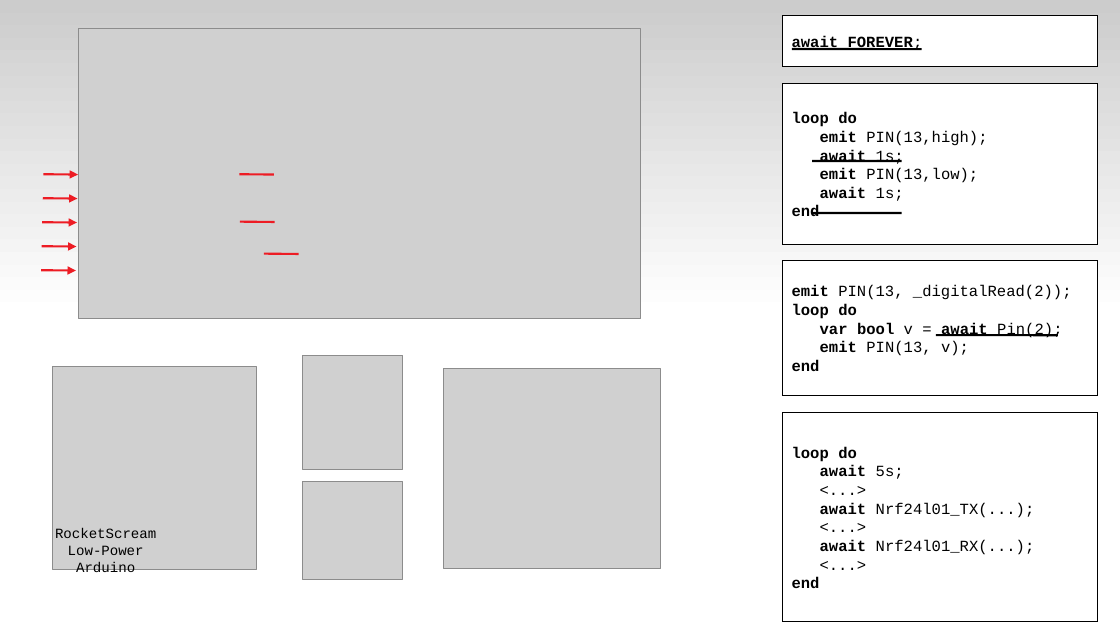
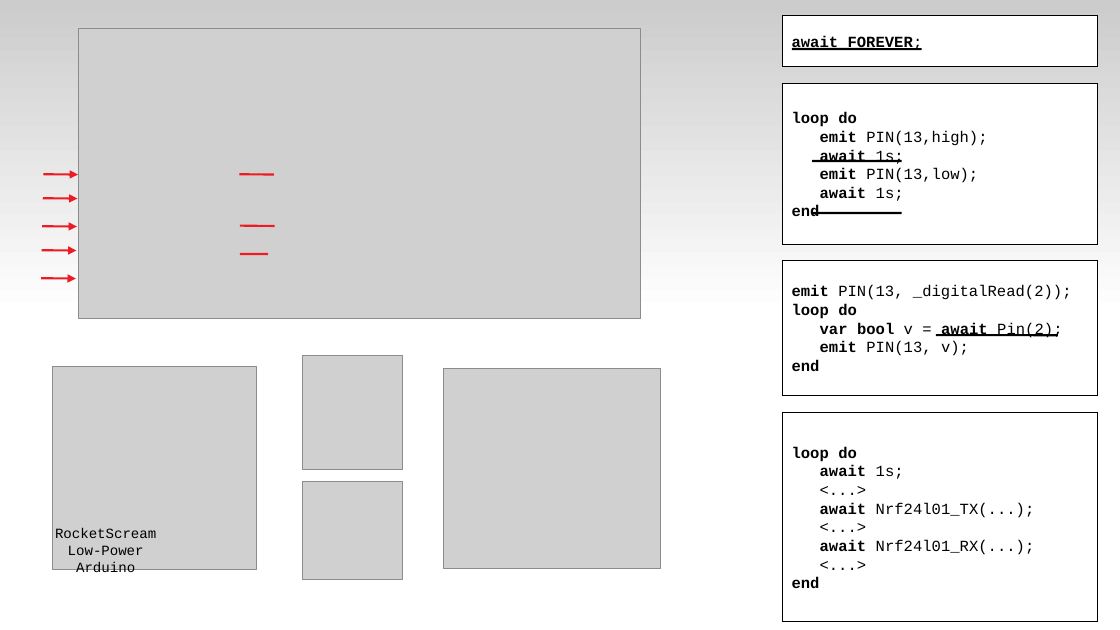
Before and after one commit to fsantanna-uerj/serrapilheira, a slide deck: slide 8 of LCTES/ceu-lctes-wip.odp (slide 20 before the commit). Drawn at 1120x630 pixels with LibreOffice and Linux fonts; fonts in the diff are those of the drawing; grey boxes stand for pictures. Boxes give left, top, right and bottom in pixels: in the first picture for what was removed or moved away, otherwise in the second. Text is boxed around its words. In the diff, an @@ line names an element or a change of style, - is before the commit and + after.

```diff
--- a/LCTES/ceu-lctes-wip.odp
+++ b/LCTES/ceu-lctes-wip.odp
@@ 2 arrows, 1 line: place and size @@
-2 arrows, 1 line at box(42, 222, 274, 247)
+2 arrows, 1 line at box(42, 226, 274, 251)
@@ line moved from (264, 254) - (299, 254) to (240, 254) - (268, 254) @@
@@ arrow moved from (42, 270) - (76, 270) to (42, 278) - (76, 278) @@
@@ text in rectangle at box(820, 465, 904, 479): text changed @@
-await 5s;
+await 1s;
```
Also in this commit, not shown: 2 other slides changed, 3 slides removed, 2 other files.
